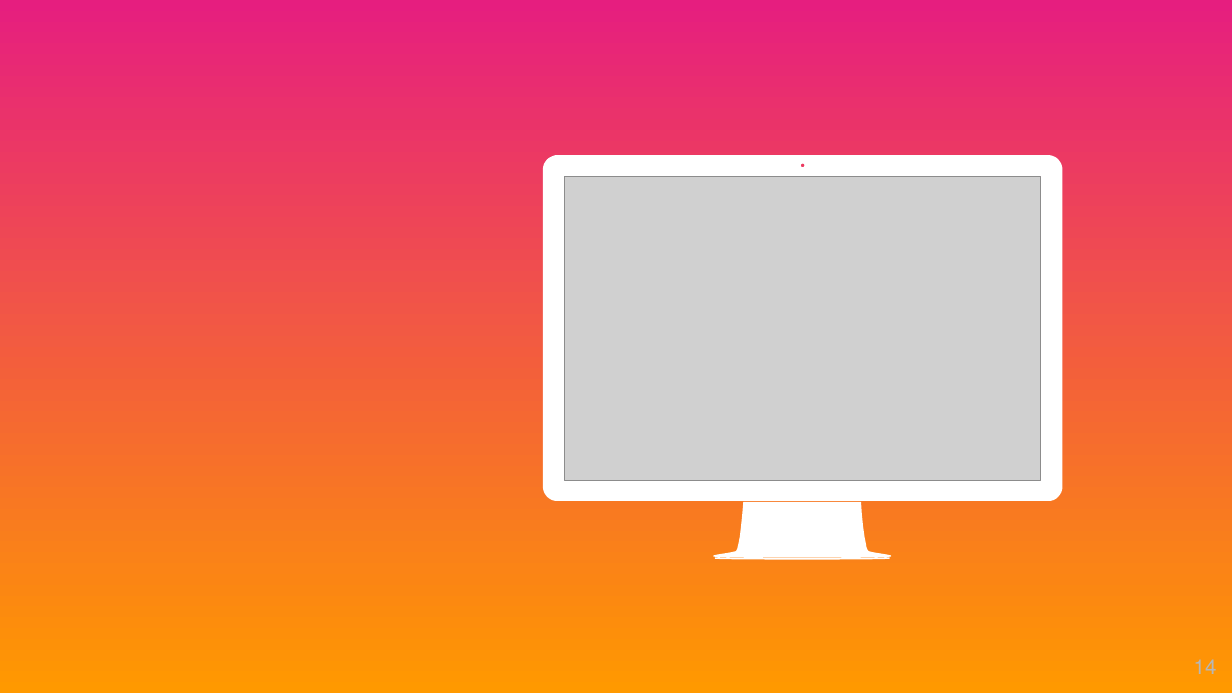
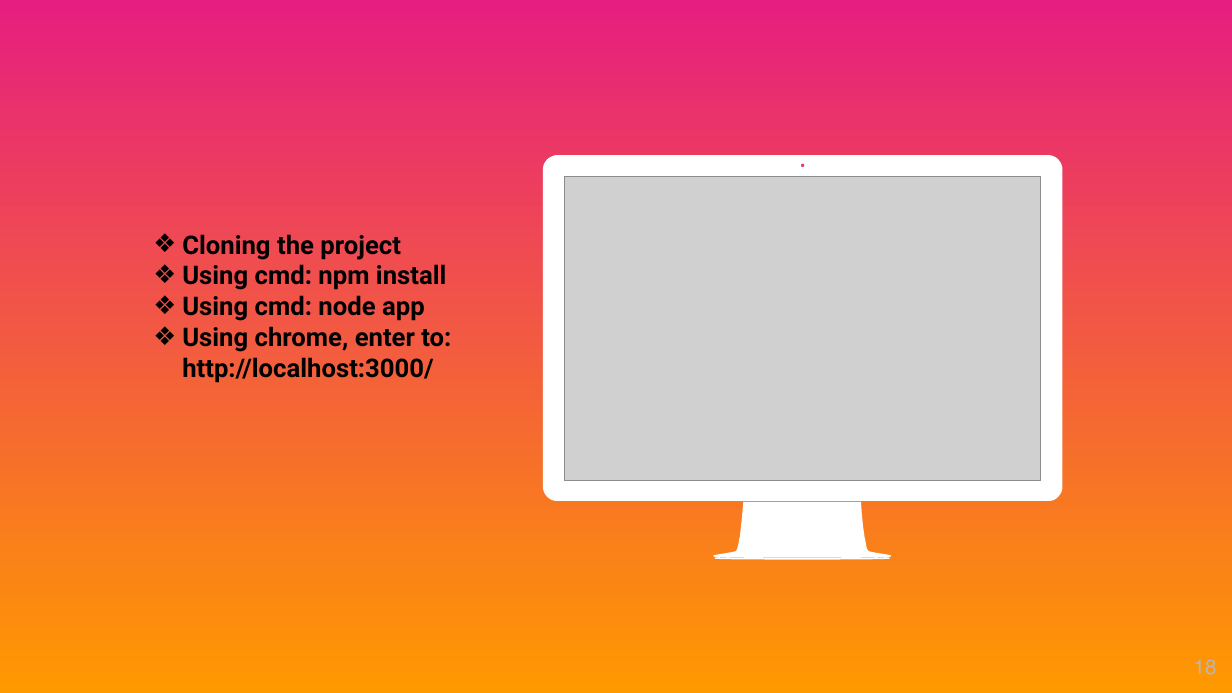
Before and after one commit to ronfri48/Play4Play, a slide deck: slide 18 of docs/Blockchain Final Project.pptx (slide 14 before the commit). Drawn at 1232x693 pixels with LibreOffice and Linux fonts; fonts in the diff are those of the drawing; grey boxes stand for pictures; background and template pictures are left out. Boxes give left, top, right and bottom in pixels: in the first picture for what was removed or moved away, otherwise in the second. Text is boxed around its words. In the diff, an @@ line names an element or a change of style, - is before the commit and + after.

```diff
--- a/docs/Blockchain Final Project.pptx
+++ b/docs/Blockchain Final Project.pptx
@@ text added at [182,234,451,383], 20 pt, text #000000, bold @@
+❖ Cloning the project
+❖ Using cmd: npm install
+❖ Using cmd: node app
+❖ Using chrome, enter to: http://localhost:3000/
@@ page number at [1194,659,1217,675]: text changed @@
-14
+18
```
Also in this commit, not shown: 3 other slides changed, 4 slides added, 2 slides removed.
